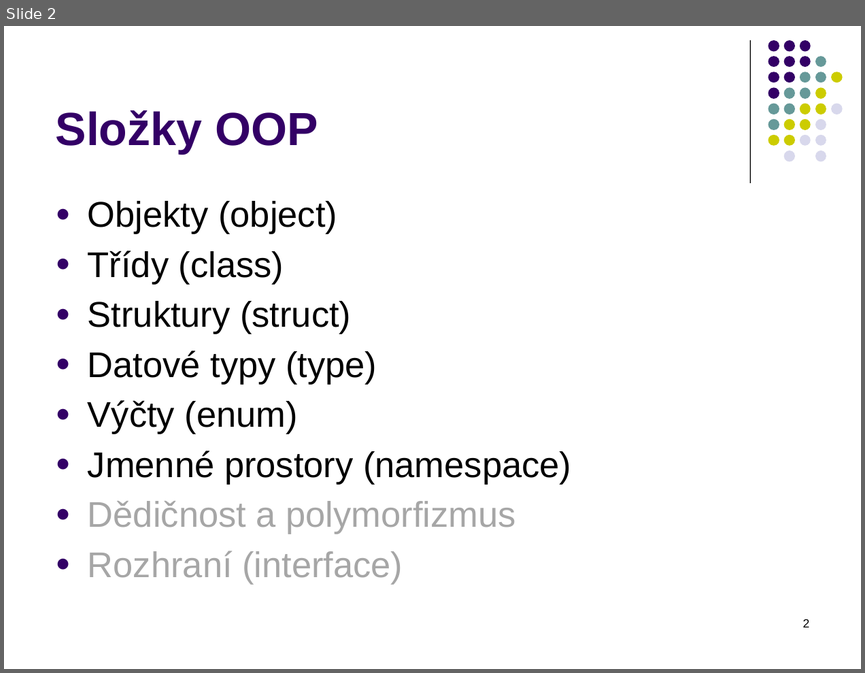
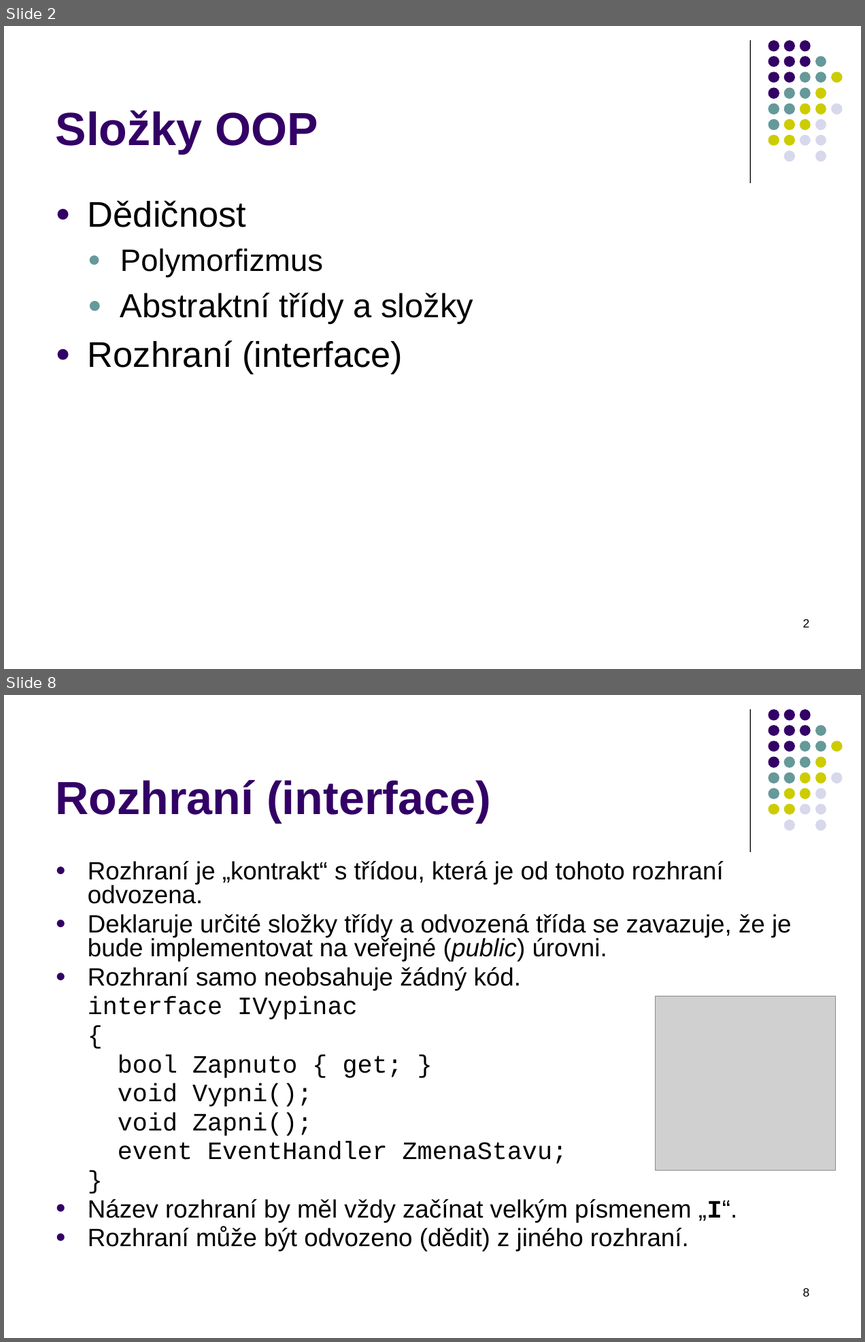
Before and after one commit to PetrVobornik/prednasky, a slide deck: Xamarin.Forms/01-OOP-a-NET/OOP-2-dedicnost.ppsx. Shown one above the other, each under a label of ours: slide 2 before the commit, slides 2 and 8 after it; the slides between them are not shown. The pictures are 865x673 and 865x1342 pixels, drawn with LibreOffice and Linux fonts; fonts in the diff are those of the drawing; grey boxes stand for pictures. Boxes give left, top, right and bottom in pixels: in the first picture for what was removed or moved away, otherwise in the second. Text is boxed around its words. In the diff, an @@ line names an element or a change of style, - is before the commit and + after.

```diff
--- a/Xamarin.Forms/01-OOP-a-NET/OOP-2-dedicnost.ppsx
+++ b/Xamarin.Forms/01-OOP-a-NET/OOP-2-dedicnost.ppsx
@@ slide 8 added at box(4, 695, 861, 1338), background #FFFFFF; not listed: 32 template elements that a slide beside it also shows @@
@@ title added at box(56, 780, 491, 823), 39 pt, text #330066, bold @@
+Rozhraní (interface)
@@ text added at box(88, 861, 791, 1251), 21 pt, text #000000 @@
+● Rozhraní je „kontrakt“ s třídou, která je od tohoto rozhraní odvozena.
+● Deklaruje určité složky třídy a odvozená třída se zavazuje, že je bude implementovat na veřejné (public) úrovni.
+● Rozhraní samo neobsahuje žádný kód.
+interface IVypinac
+{
+bool Zapnuto { get; }
+void Vypni();
+void Zapni();
+event EventHandler ZmenaStavu;
+}
+● Název rozhraní by měl vždy začínat velkým písmenem „I“.
+● Rozhraní může být odvozeno (dědit) z jiného rozhraní.
@@ picture added at box(655, 996, 835, 1170) @@
@@ page number added at box(803, 1287, 810, 1296), 10 pt, text #000000 @@
+8
@@ slide 2 changed as well @@
@@ text at box(88, 200, 473, 324): text changed; size 30 to 28 pt @@
-● Objekty (object)
-● Třídy (class)
-● Struktury (struct)
-● Datové typy (type)
-● Výčty (enum)
-● Jmenné prostory (namespace)
-● Dědičnost a polymorfizmus
+● Dědičnost
+  ● Polymorfizmus
+  ● Abstraktní třídy a složky
@@ text at box(88, 340, 402, 374): text colour #A6A6A6 to #000000 in "Rozhraní (interface)" @@
```
Also in this commit, not shown: 4 other slides changed, 7 other slides added, 22 slides removed, 1 other file.
